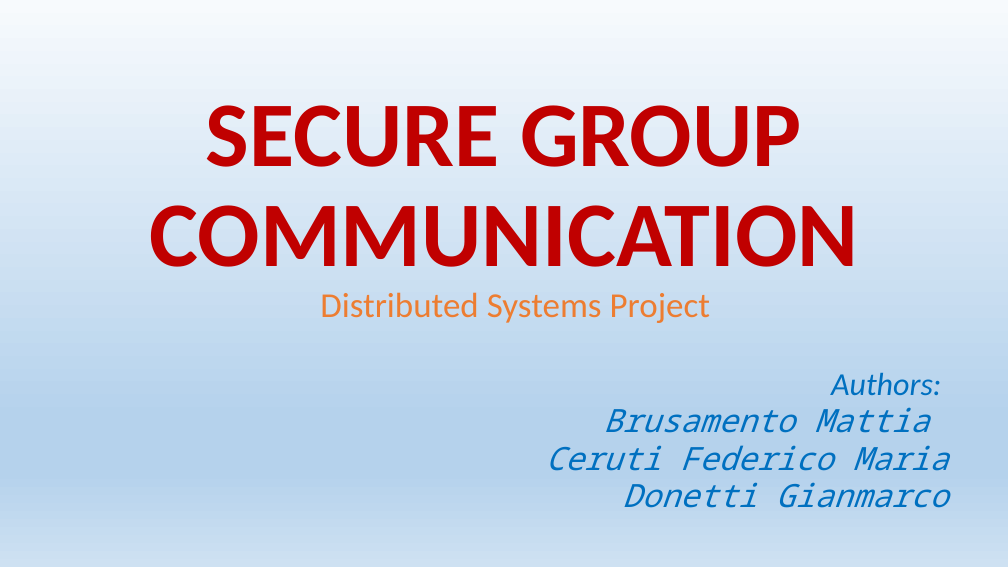
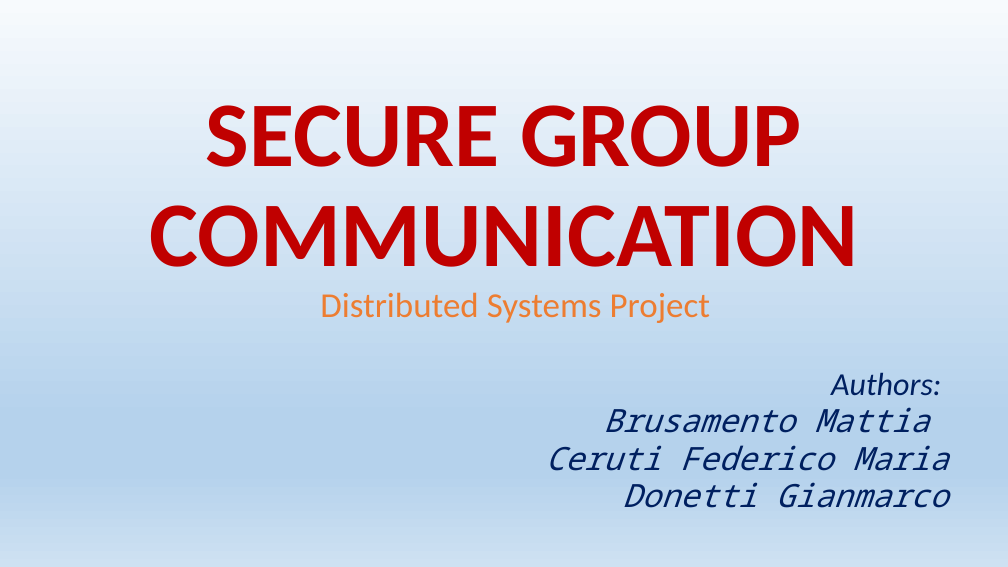
Before and after one commit to stajfar/distributed-systems-brusamento-ceruti-donetti, a slide deck: slide 1 of SecureGroup/documentation/SECURE GROUP COMMUNICATION.pptx. Drawn at 1008x567 pixels with LibreOffice and Linux fonts; fonts in the diff are those of the drawing. Boxes give left, top, right and bottom in pixels: in the first picture for what was removed or moved away, otherwise in the second. Text is boxed around its words. In the diff, an @@ line names an element or a change of style, - is before the commit and + after.

Commit message:
Presentation

```diff
--- a/SecureGroup/documentation/SECURE GROUP COMMUNICATION.pptx
+++ b/SecureGroup/documentation/SECURE GROUP COMMUNICATION.pptx
@@ subtitle at box(546, 372, 949, 508): text colour #0070C0 to #002060 in "Authors:", "Brusamento Mattia", "Ceruti Federico Maria", "Donetti Gianmarco" @@
```
Also in this commit, not shown: 2 other files.
